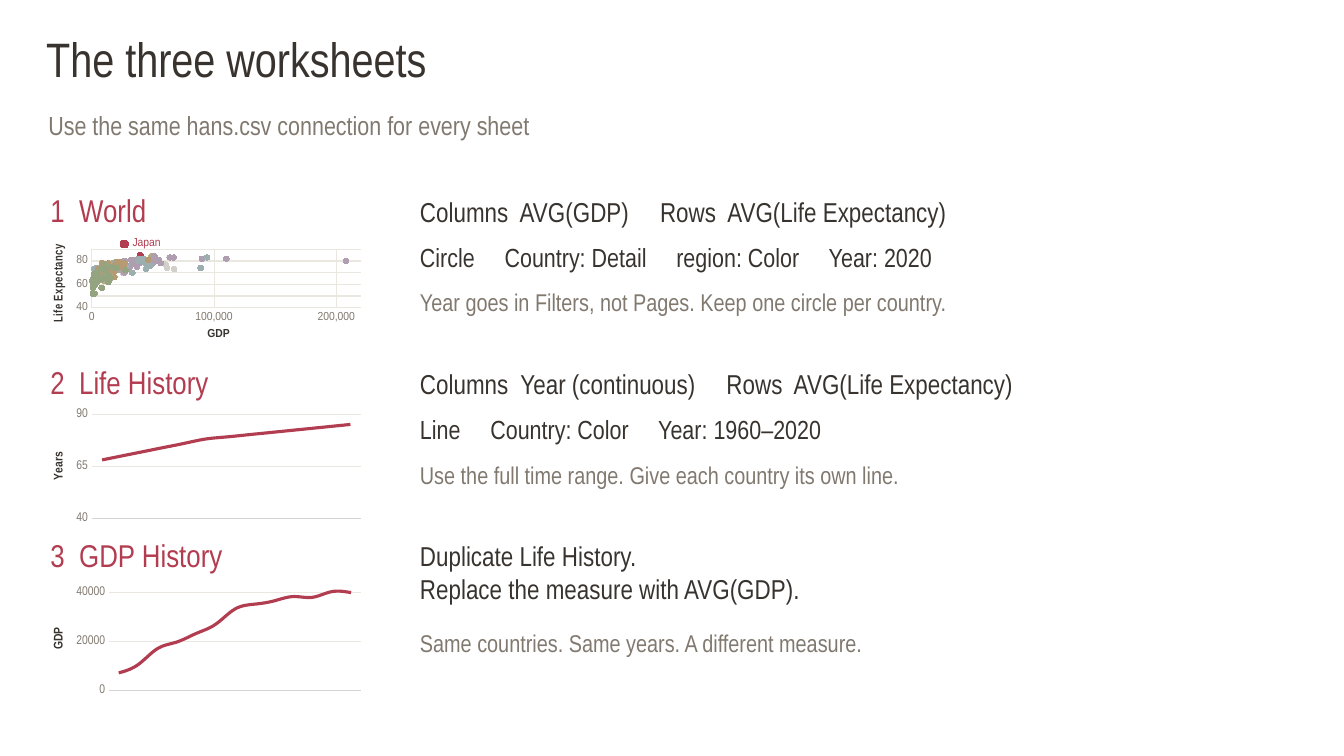
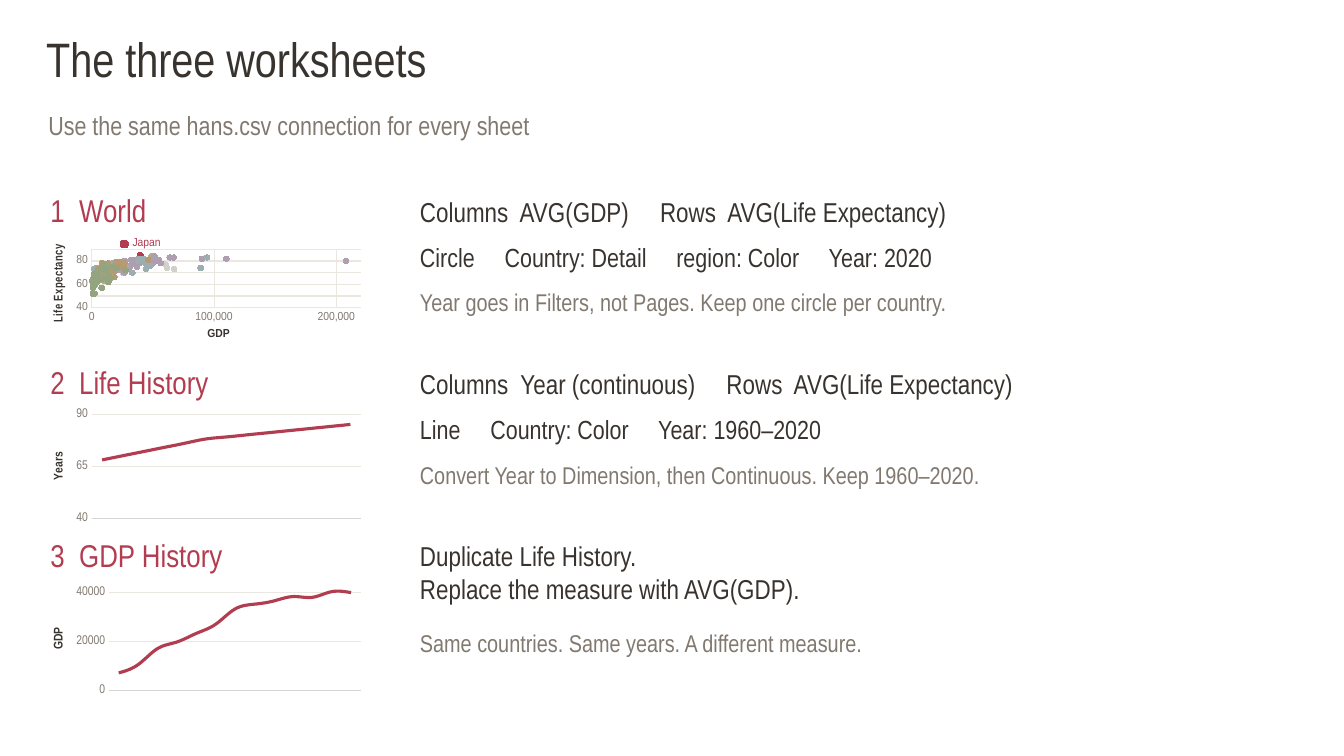
Before and after one commit to yohman/26-2-Dataviz, a slide deck: slide 2 of lectures/w04-tableau-dashboard.pptx. Drawn at 1344x756 pixels with LibreOffice and Linux fonts; fonts in the diff are those of the drawing. Boxes give left, top, right and bottom in pixels: in the first picture for what was removed or moved away, otherwise in the second. Text is boxed around its words. In the diff, an @@ line names an element or a change of style, - is before the commit and + after.

```diff
--- a/lectures/w04-tableau-dashboard.pptx
+++ b/lectures/w04-tableau-dashboard.pptx
@@ text at (420,466,979,489): text changed @@
-Use the full time range. Give each country its own line.
+Convert Year to Dimension, then Continuous. Keep 1960–2020.
```
Also in this commit, not shown: 3 other files.
